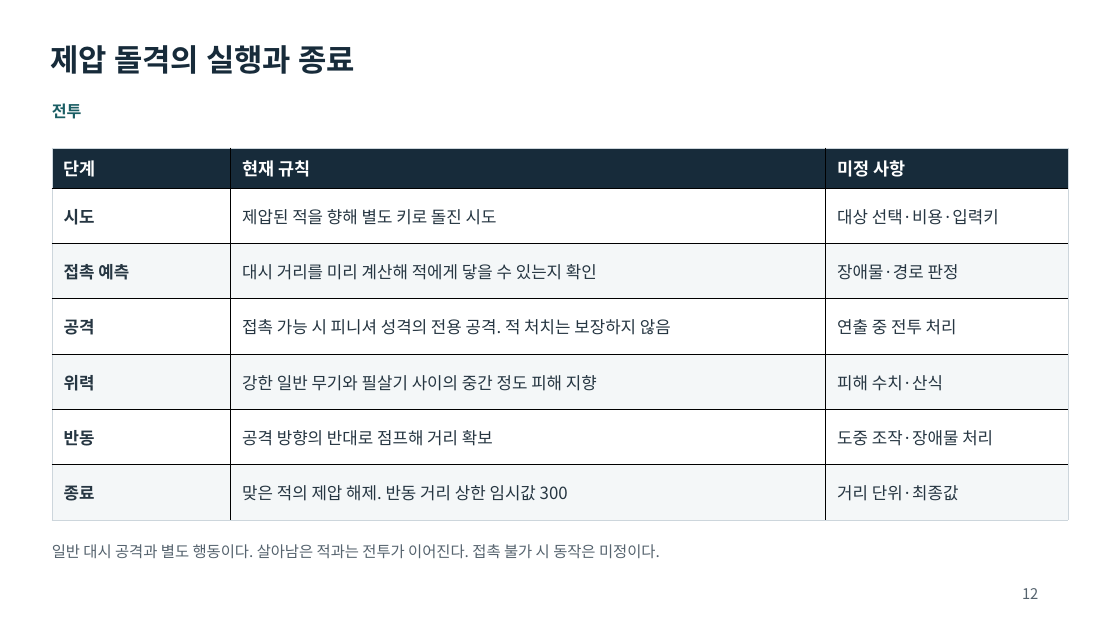
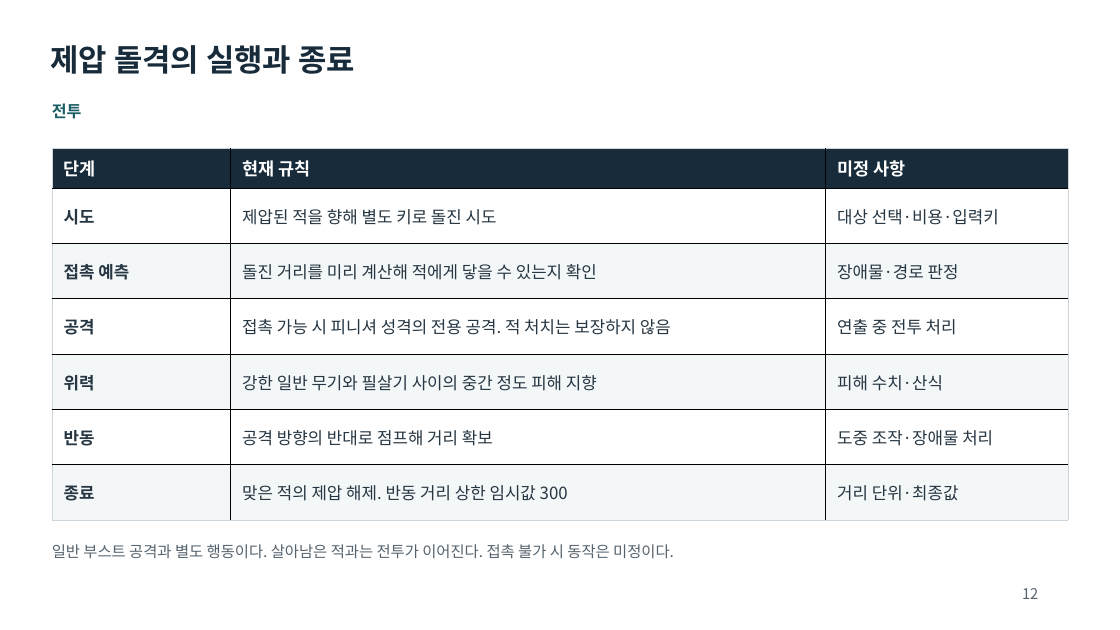
Before and after one commit to rachimel/FerrialDrive, a slide deck: slide 12 of docs/presentation/기획서.pptx. Drawn at 1120x630 pixels with LibreOffice and Linux fonts; fonts in the diff are those of the drawing. Boxes give left, top, right and bottom in pixels: in the first picture for what was removed or moved away, otherwise in the second. Text is boxed around its words. In the diff, an @@ line names an element or a change of style, - is before the commit and + after.

```diff
--- a/docs/presentation/기획서.pptx
+++ b/docs/presentation/기획서.pptx
@@ table at [52,148,1068,520] @@
-row 3, column 2: 대시 거리를 미리 계산해 적에게 닿을 수 있는지 확인
+row 3, column 2: 돌진 거리를 미리 계산해 적에게 닿을 수 있는지 확인
@@ text at [52,544,674,558]: text changed @@
-일반 대시 공격과 별도 행동이다. 살아남은 적과는 전투가 이어진다. 접촉 불가 시 동작은 미정이다.
+일반 부스트 공격과 별도 행동이다. 살아남은 적과는 전투가 이어진다. 접촉 불가 시 동작은 미정이다.
```
Also in this commit, not shown: 4 other slides changed, 41 other files.
